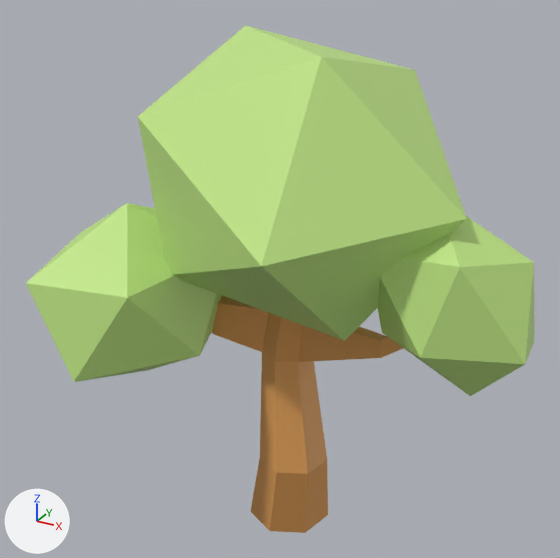
Before and after pictures for a commit that changed the FBX model Assets/Modular Object/pohon 2.fbx.
One viewpoint serves both versions: a 50 mm lens placed at (27.19, -25.68, 8.69), pointed at (23.5, -18.96, 5.33). The axes (+X, +Y, +Z) are drawn at lower left. The lights are the same throughout. The older version comes first. Where no turn or scale is listed for an object, it has been applied to the vertices.
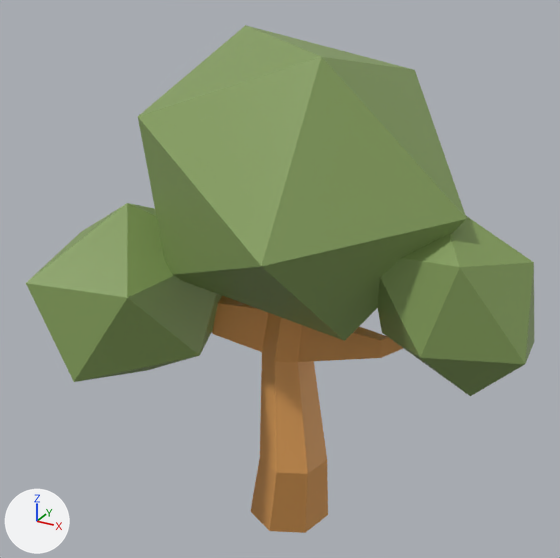
The newer file is also turned or shifted as a whole; pictures and numbers use the older file's frame.

Location of each change, (x1, y1, x2, y2) in pixels of the pictures (560 x 558 px):
'Circle.003', recoloured (darker): (26, 25, 534, 396) in both

Edits to the bpy script that builds the scene:
```text
Change mat_material_008:
    mat_material_008.base_color: (0.535, 0.801, 0.235) -> (0.231, 0.342, 0.105)  # green #c1e785 -> green #849e5b
```
